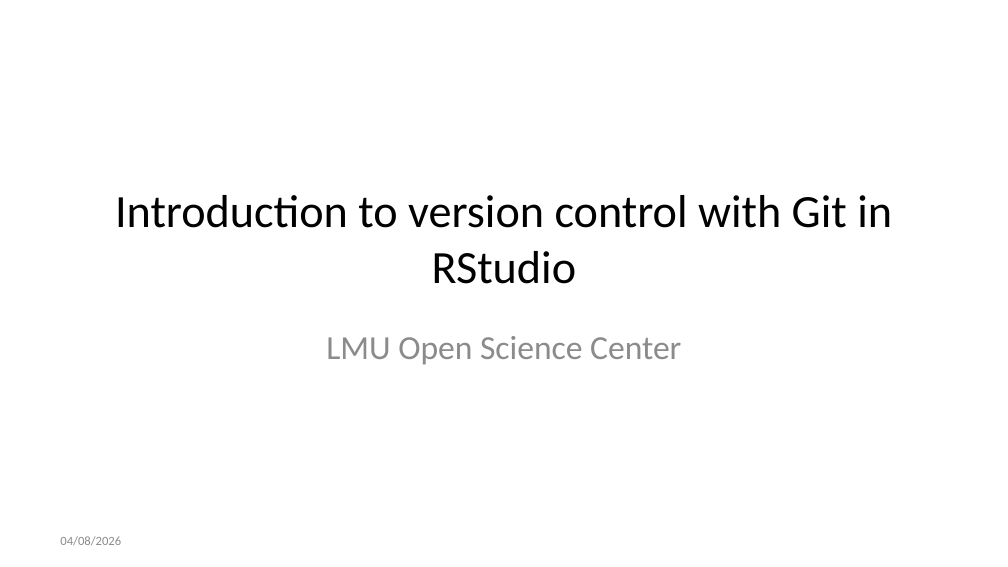
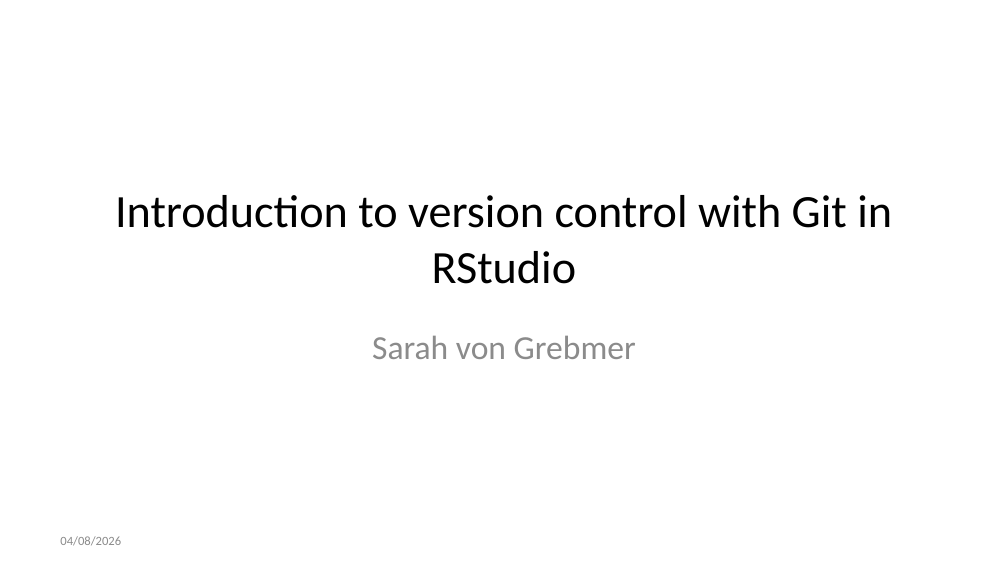
Before and after one commit to lmu-osc/train-the-trainer-student-track-OS, a slide deck: slide 1 of materials/OS-M3/OS-M3-S4-Git/OS-M3-S4-Git-slides.pptx. Drawn at 1008x567 pixels with LibreOffice and Linux fonts; fonts in the diff are those of the drawing. Boxes give left, top, right and bottom in pixels: in the first picture for what was removed or moved away, otherwise in the second. Text is boxed around its words. In the diff, an @@ line names an element or a change of style, - is before the commit and + after.

```diff
--- a/materials/OS-M3/OS-M3-S4-Git/OS-M3-S4-Git-slides.pptx
+++ b/materials/OS-M3/OS-M3-S4-Git/OS-M3-S4-Git-slides.pptx
@@ subtitle at [372,335,636,359]: text changed @@
-LMU Open Science Center
+Sarah von Grebmer
```
Also in this commit, not shown: 27 other files.
